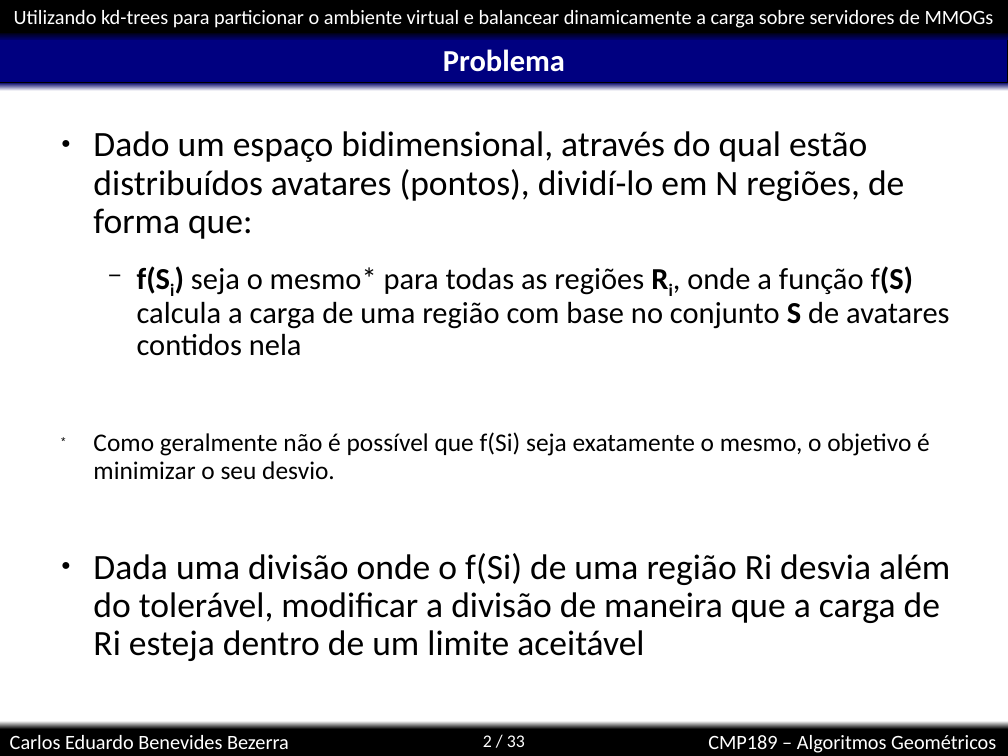
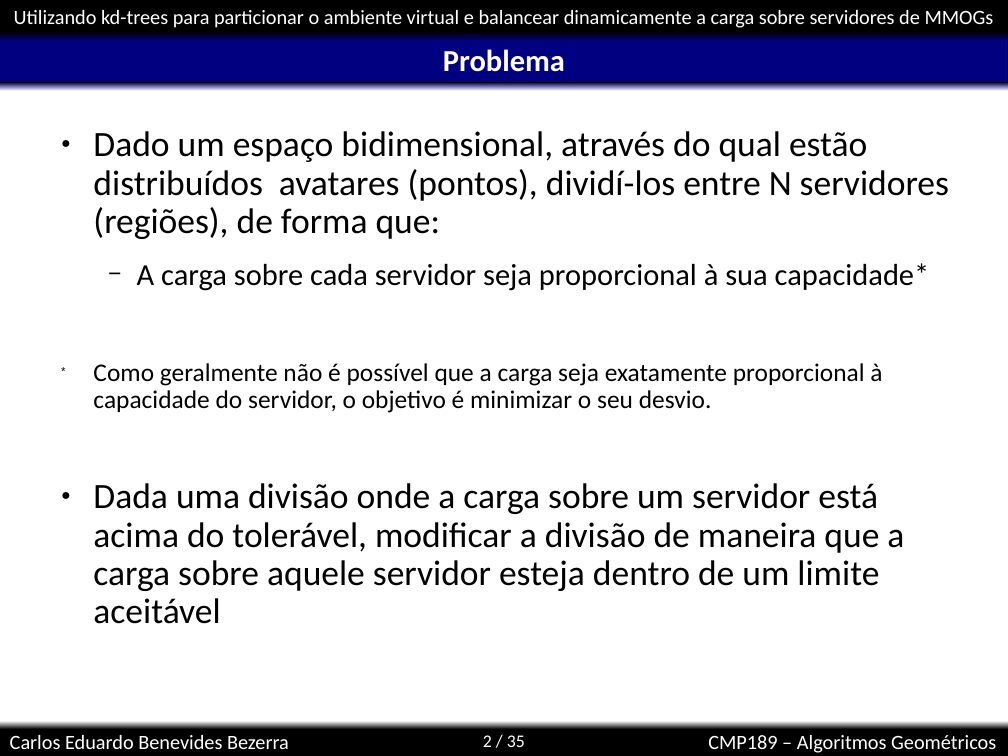
Before and after one commit to kdubezerra/kdubezerra, a slide deck: slide 2 of disciplinas/cmp189/apresentacaoTrabalhoFinal.ppt. Drawn at 1008x756 pixels with LibreOffice and Linux fonts; fonts in the diff are those of the drawing; background and template pictures are left out. Boxes give left, top, right and bottom in pixels: in the first picture for what was removed or moved away, otherwise in the second. Text is boxed around its words. In the diff, an @@ line names an element or a change of style, - is before the commit and + after.

```diff
--- a/disciplinas/cmp189/apresentacaoTrabalhoFinal.ppt
+++ b/disciplinas/cmp189/apresentacaoTrabalhoFinal.ppt
@@ text at (x1=93, y1=131, x2=949, y2=624): text changed @@
-● Dado um espaço bidimensional, através do qual estão distribuídos avatares (pontos), dividí-lo em N regiões, de forma que:
-  − f(Si) seja o mesmo* para todas as regiões Ri, onde a função f(S) calcula a carga de uma região com base no conjunto S de avatares contidos nela
-* Como geralmente não é possível que f(Si) seja exatamente o mesmo, o objetivo é minimizar o seu desvio.
-● Dada uma divisão onde o f(Si) de uma região Ri desvia além do tolerável, modificar a divisão de maneira que a carga de Ri esteja dentro de um limite aceitável
+● Dado um espaço bidimensional, através do qual estão distribuídos avatares (pontos), dividí-los entre N servidores (regiões), de forma que:
+  − A carga sobre cada servidor seja proporcional à sua capacidade*
+* Como geralmente não é possível que a carga seja exatamente proporcional à capacidade do servidor, o objetivo é minimizar o seu desvio.
+● Dada uma divisão onde a carga sobre um servidor está acima do tolerável, modificar a divisão de maneira que a carga sobre aquele servidor esteja dentro de um limite aceitável
@@ page number at (x1=483, y1=735, x2=525, y2=747): text changed @@
-2 / 33
+2 / 35
```
Also in this commit, not shown: 3 slides added, 1 slide removed.
